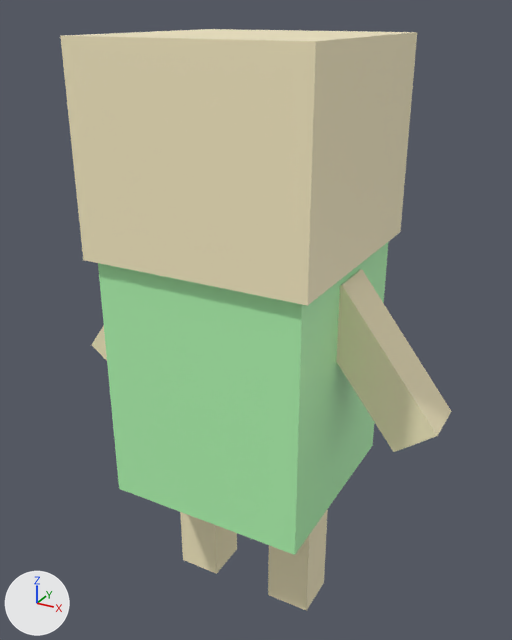
A saved change to the FBX model Bird Gang/Assets/MayaCharacters/newPerson.fbx.
Both versions are drawn from a camera (50 mm lens) standing at (0.0116, -0.0208, 0.0118) and looking at (-0.0001, 0.0005, 0.0012). Every picture has the same lights, and +X, +Y and +Z are marked at lower left. Where no turn or scale is listed for an object, it has been applied to the vertices.

Script lines for the objects in view, before the commit:
```python
me_mesh_001 = bpy.data.meshes.new('Mesh.001')
me_mesh_001.from_pydata(...)  # 37 vertices, 25 faces; spans x -0.00406..0.00406, y -0.00406..0.00406, z -0.00343..0.00343
# faces by material slot: [21, 2, 2]
me_mesh_001.materials.append(mat_newskincolour)  # beige #fff3ca
me_mesh_001.materials.append(mat_newpupils)  # black #000000
me_mesh_001.materials.append(mat_newfacedetail)  # pink #f04a9c
me_mesh_002 = bpy.data.meshes.new('Mesh.002')
me_mesh_002.from_pydata(...)  # 8 vertices, 6 faces; spans x -0.00246..0.00246, y -0.00087..0.00087, z -0.00281..0.00281
me_mesh_002.materials.append(mat_newskincolour)  # beige #fff3ca
me_mesh_003 = bpy.data.meshes.new('Mesh.003')
me_mesh_003.from_pydata(...)  # 8 vertices, 6 faces; spans x -0.0024..0.0024, y -0.00087..0.00087, z -0.00285..0.00285
me_mesh_003.materials.append(mat_newskincolour)  # beige #fff3ca
me_mesh_004 = bpy.data.meshes.new('Mesh.004')
me_mesh_004.from_pydata(...)  # a box spanning x -0.00087..0.00087, y -0.00087..0.00087, z -0.00288..0.00288
me_mesh_004.materials.append(mat_newskincolour)  # beige #fff3ca
me_mesh_005 = bpy.data.meshes.new('Mesh.005')
me_mesh_005.from_pydata(...)  # a box spanning x -0.00087..0.00087, y -0.00087..0.00087, z -0.00288..0.00288
me_mesh_005.materials.append(mat_newskincolour)  # beige #fff3ca
ob_head = bpy.data.objects.new('head', me_mesh_001)
ob_head.location = (0.0, 0.0, 0.00768)
ob_leftarm = bpy.data.objects.new('leftArm', me_mesh_002)
ob_leftarm.location = (0.00488, 0.0, 0.00094)
ob_leftleg = bpy.data.objects.new('leftLeg', me_mesh_004)
ob_leftleg.location = (0.00212, 0.0, -0.00756)
ob_rightarm = bpy.data.objects.new('rightArm', me_mesh_003)
ob_rightarm.location = (-0.00468, 0.0, 0.00094)
ob_rightleg = bpy.data.objects.new('rightLeg', me_mesh_005)
ob_rightleg.location = (-0.00213, 0.0, -0.00756)
# also in view: 'body' at (0.0, 0.0, 0.0)
```
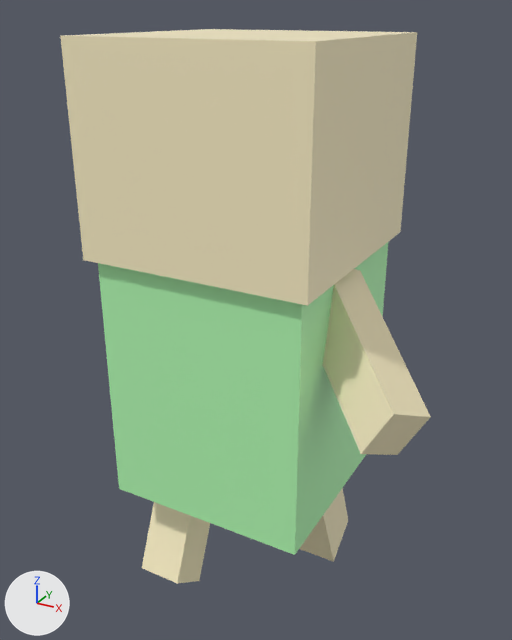
Where the newer file only moved an object's origin or applied its transform, the numbers keep the older frame.

Location of each change, [x1, y1, x2, y2] in pixels of the pictures (512 x 640 px):
'leftArm', reshaped (7% narrower): before [336, 269, 452, 452]; after [323, 269, 431, 455]
'rightLeg', reshaped: before [180, 512, 237, 574]; after [142, 502, 210, 584]
'leftLeg', reshaped: before [268, 509, 328, 611]; after [300, 488, 348, 562]
'rightArm', reshaped (not visible afterwards): before [92, 325, 107, 361]

What changed in the scene script:
```text
Change me_mesh_004:
    where me_mesh_004.from_pydata(...)  # 8 vertices, 6 faces; spans x -0.00087..0.00087, y -0.00087..0.00087, z -0.00288..0.00288
    me_mesh_004 part 4
    me_mesh_004.vertices[0].co: (0.00087, -0.00087, -0.00288) -> (0.00087, 0.00187, -0.00255)  # pixel (306, 610) -> pixel (333, 561)
    me_mesh_004.vertices[1].co: (0.00087, -0.00087, 0.00288) -> (0.00087, -0.00019, 0.00251)
    me_mesh_004.vertices[2].co: (-0.00087, -0.00087, -0.00288) -> (-0.00087, 0.00187, -0.00255)  # pixel (268, 594) -> not seen
    me_mesh_004.vertices[3].co: (-0.00087, -0.00087, 0.00288) -> (-0.00087, -0.00019, 0.00251)
    me_mesh_004.vertices[4].co: (-0.00087, 0.00087, -0.00288) -> (-0.00087, 0.00341, -0.00142)
    me_mesh_004.vertices[5].co: (-0.00087, 0.00087, 0.00288) -> (-0.00087, 0.00134, 0.00364)
    me_mesh_004.vertices[6].co: (0.00087, 0.00087, -0.00288) -> (0.00087, 0.00341, -0.00142)  # pixel (324, 582) -> pixel (348, 520)
    me_mesh_004.vertices[7].co: (0.00087, 0.00087, 0.00288) -> (0.00087, 0.00134, 0.00364)
Change me_mesh_002:
    where me_mesh_002.from_pydata(...)  # 8 vertices, 6 faces; spans x -0.00246..0.00246, y -0.00087..0.00087, z -0.00281..0.00281
    me_mesh_002 part 3
    me_mesh_002.vertices[0].co: (-0.00246, -0.00087, 0.00174) -> (-0.00263, -0.00098, 0.0019)
    me_mesh_002.vertices[1].co: (0.00108, -0.00087, -0.00281) -> (0.00081, -0.00344, -0.00144)  # pixel (393, 452) -> pixel (360, 454)
    me_mesh_002.vertices[2].co: (-0.00108, -0.00087, 0.00281) -> (-0.00172, -0.00098, 0.00356)  # pixel (342, 285) -> not seen
    me_mesh_002.vertices[3].co: (0.00246, -0.00087, -0.00174) -> (0.00171, -0.00344, 0.00022)  # pixel (437, 436) -> pixel (393, 414)
    me_mesh_002.vertices[4].co: (-0.00108, 0.00087, 0.00281) -> (-0.00101, 0.00053, 0.00287)  # pixel (361, 268) -> pixel (360, 270)
    me_mesh_002.vertices[5].co: (0.00246, 0.00087, -0.00174) -> (0.00242, -0.00193, -0.00047)  # pixel (451, 411) -> pixel (430, 416)
    me_mesh_002.vertices[6].co: (-0.00246, 0.00087, 0.00174) -> (-0.00191, 0.00053, 0.00121)
    me_mesh_002.vertices[7].co: (0.00108, 0.00087, -0.00281) -> (0.00152, -0.00193, -0.00213)  # not seen -> pixel (397, 454)
Change me_mesh_005:
    where me_mesh_005.from_pydata(...)  # 8 vertices, 6 faces; spans x -0.00087..0.00087, y -0.00087..0.00087, z -0.00288..0.00288
    me_mesh_005 part 2
    me_mesh_005.vertices[0].co: (0.00087, -0.00087, -0.00288) -> (0.00067, -0.00343, -0.00137)  # pixel (216, 573) -> pixel (177, 583)
    me_mesh_005.vertices[1].co: (0.00087, -0.00087, 0.00288) -> (0.00067, -0.00131, 0.00366)
    me_mesh_005.vertices[2].co: (-0.00087, -0.00087, -0.00288) -> (-0.00108, -0.00343, -0.00137)  # pixel (182, 559) -> pixel (141, 568)
    me_mesh_005.vertices[3].co: (-0.00087, -0.00087, 0.00288) -> (-0.00108, -0.00131, 0.00366)
    me_mesh_005.vertices[4].co: (-0.00087, 0.00087, -0.00288) -> (-0.00108, -0.0019, -0.00252)
    me_mesh_005.vertices[5].co: (-0.00087, 0.00087, 0.00288) -> (-0.00108, 0.00021, 0.00251)
    me_mesh_005.vertices[6].co: (0.00087, 0.00087, -0.00288) -> (0.00067, -0.0019, -0.00252)  # pixel (237, 548) -> pixel (199, 580)
    me_mesh_005.vertices[7].co: (0.00087, 0.00087, 0.00288) -> (0.00067, 0.00021, 0.00251)
Change me_mesh_003:
    where me_mesh_003.from_pydata(...)  # 8 vertices, 6 faces; spans x -0.0024..0.0024, y -0.00087..0.00087, z -0.00285..0.00285
    me_mesh_003 part 1
    me_mesh_003.vertices[0].co: (0.00098, -0.00087, 0.00285) -> (0.00064, -0.00047, 0.00297)
    me_mesh_003.vertices[1].co: (-0.0024, -0.00087, -0.00182) -> (-0.00282, 0.00231, 0.00015)  # pixel (91, 345) -> not seen
    me_mesh_003.vertices[2].co: (0.0024, -0.00087, 0.00182) -> (0.00144, -0.00047, 0.00121)
    me_mesh_003.vertices[3].co: (-0.00098, -0.00087, -0.00285) -> (-0.00202, 0.00231, -0.00161)
    me_mesh_003.vertices[4].co: (0.0024, 0.00087, 0.00182) -> (0.00228, 0.00097, 0.0019)
    me_mesh_003.vertices[5].co: (-0.00098, 0.00087, -0.00285) -> (-0.00118, 0.00375, -0.00092)
    me_mesh_003.vertices[6].co: (0.00098, 0.00087, 0.00285) -> (0.00149, 0.00097, 0.00365)
    me_mesh_003.vertices[7].co: (-0.0024, 0.00087, -0.00182) -> (-0.00197, 0.00375, 0.00084)
```
